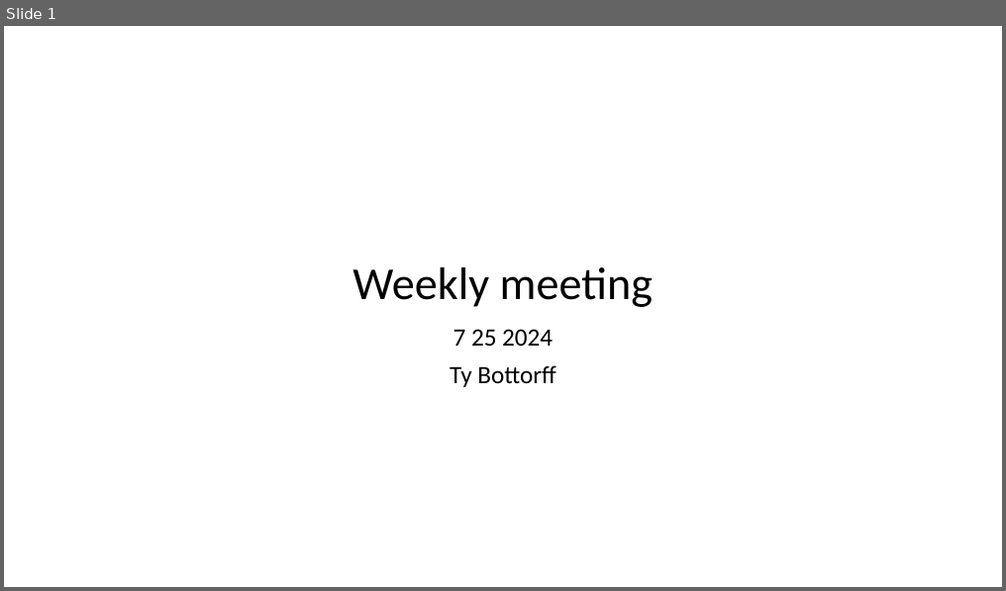
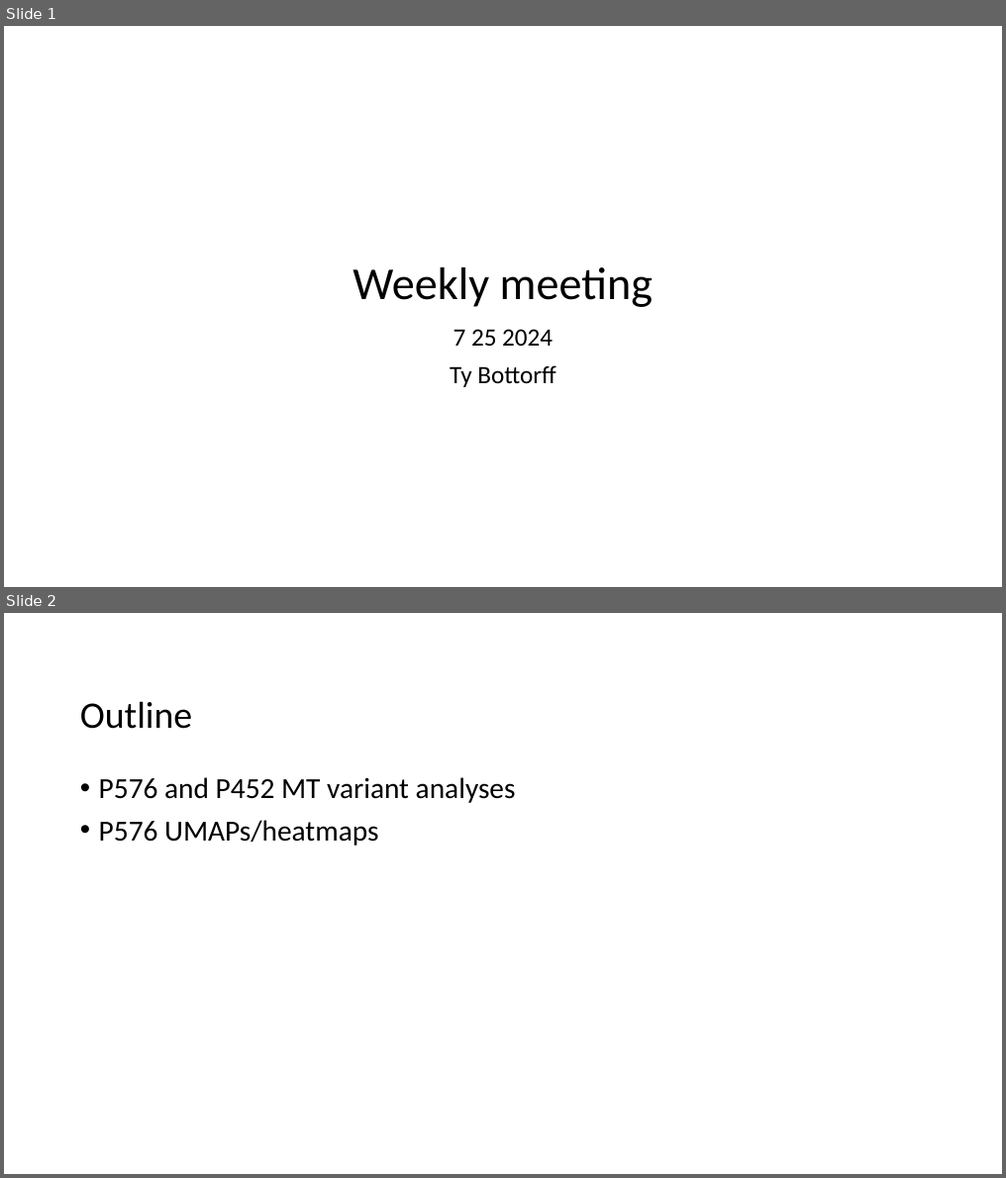
Before and after one commit to tybottorff/bottorffdocs, a slide deck: presentations/weekly_meetings/7_25_24.pptx. Shown one above the other, each under a label of ours: slide 1 before the commit, slides 1 and 2 after it. The pictures are 1006x591 and 1006x1178 pixels, drawn with LibreOffice and Linux fonts; fonts in the diff are those of the drawing. Boxes give left, top, right and bottom in pixels: in the first picture for what was removed or moved away, otherwise in the second. Text is boxed around its words. In the diff, an @@ line names an element or a change of style, - is before the commit and + after.

```diff
--- a/presentations/weekly_meetings/7_25_24.pptx
+++ b/presentations/weekly_meetings/7_25_24.pptx
@@ slide 2 added at (x1=4, y1=613, x2=1002, y2=1174), background #FFFFFF @@
@@ title added at (x1=80, y1=701, x2=192, y2=729), 36 pt, text #000000 @@
+Outline
@@ text added at (x1=99, y1=777, x2=516, y2=846), 28 pt, text #000000 @@
+• P576 and P452 MT variant analyses
+• P576 UMAPs/heatmaps
```
Also in this commit, not shown: 2 slides changed, 7 other slides added, 4 slides removed.
